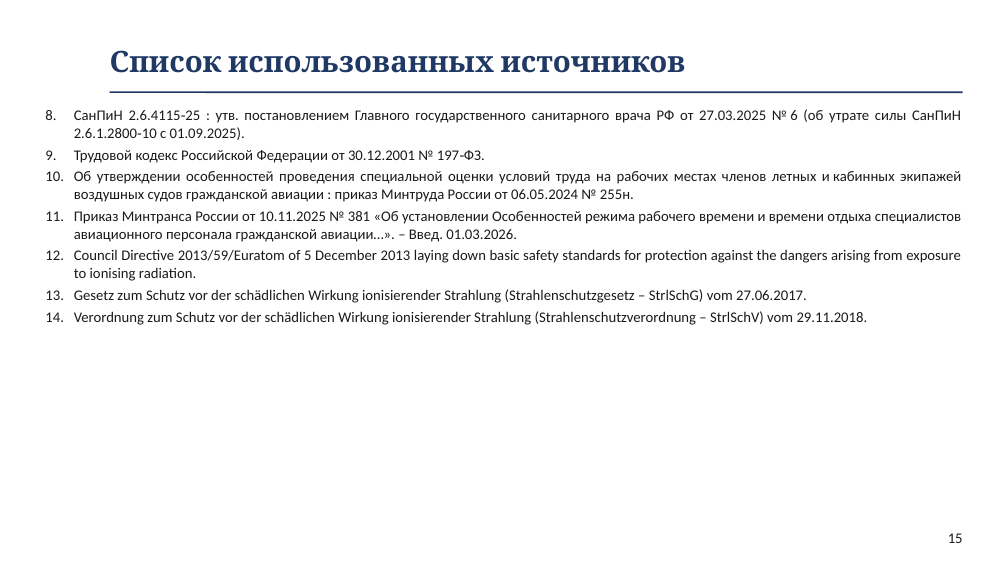
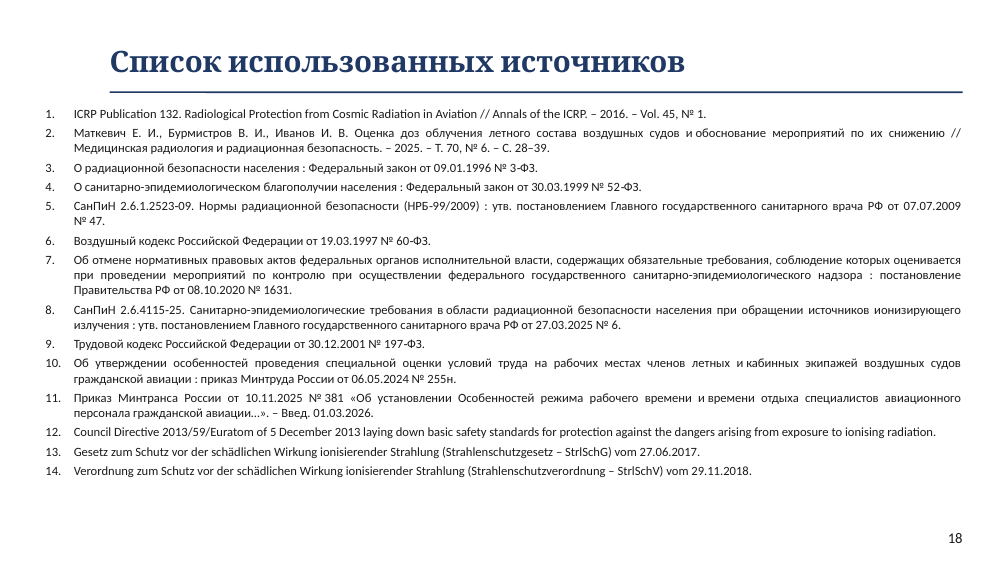
Before and after one commit to fintipluh1/rexy, a slide deck: slide 18 of Доклад_красивый.pptx (slide 15 before the commit). Drawn at 1008x567 pixels with LibreOffice and Linux fonts; fonts in the diff are those of the drawing; background and template pictures are left out. Boxes give left, top, right and bottom in pixels: in the first picture for what was removed or moved away, otherwise in the second. Text is boxed around its words. In the diff, an @@ line names an element or a change of style, - is before the commit and + after.

```diff
--- a/Доклад_красивый.pptx
+++ b/Доклад_красивый.pptx
@@ text at (74, 109, 961, 331): text changed; size 14 to 12 pt @@
-8. СанПиН 2.6.4115‑25 : утв. постановлением Главного государственного санитарного врача РФ от 27.03.2025 № 6 (об утрате силы СанПиН 2.6.1.2800‑10 с 01.09.2025).
+1. ICRP Publication 132. Radiological Protection from Cosmic Radiation in Aviation // Annals of the ICRP. – 2016. – Vol. 45, № 1.
+2. Маткевич Е. И., Бурмистров В. И., Иванов И. В. Оценка доз облучения летного состава воздушных судов и обоснование мероприятий по их снижению // Медицинская радиология и радиационная безопасность. – 2025. – Т. 70, № 6. – С. 28–39.
+3. О радиационной безопасности населения : Федеральный закон от 09.01.1996 № 3‑ФЗ.
+4. О санитарно-эпидемиологическом благополучии населения : Федеральный закон от 30.03.1999 № 52‑ФЗ.
+5. СанПиН 2.6.1.2523‑09. Нормы радиационной безопасности (НРБ‑99/2009) : утв. постановлением Главного государственного санитарного врача РФ от 07.07.2009 № 47.
+6. Воздушный кодекс Российской Федерации от 19.03.1997 № 60‑ФЗ.
+7. Об отмене нормативных правовых актов федеральных органов исполнительной власти, содержащих обязательные требования, соблюдение которых оценивается при проведении мероприятий по контролю при осуществлении федерального государственного санитарно-эпидемиологического надзора : постановление Правительства РФ от 08.10.2020 № 1631.
+8. СанПиН 2.6.4115‑25. Санитарно-эпидемиологические требования в области радиационной безопасности населения при обращении источников ионизирующего излучения : утв. постановлением Главного государственного санитарного врача РФ от 27.03.2025 № 6.
@@ text at (74, 339, 961, 477): size 14 to 12 pt in "Трудовой кодекс Российской Федерации от 30.12.2001 № ...", "Об утверждении особенностей проведения специальной оценки ус ...", "Приказ Минтранса России от 10.11.2025 № 381 ...", "Council Directive 2013/59/Euratom of 5 December 2013 ..." and 2 more places @@
@@ page number at (948, 533, 963, 543): text changed @@
-15
+18
```
Also in this commit, not shown: 11 other slides changed, 4 slides added, 1 slide removed, 3 other files.
